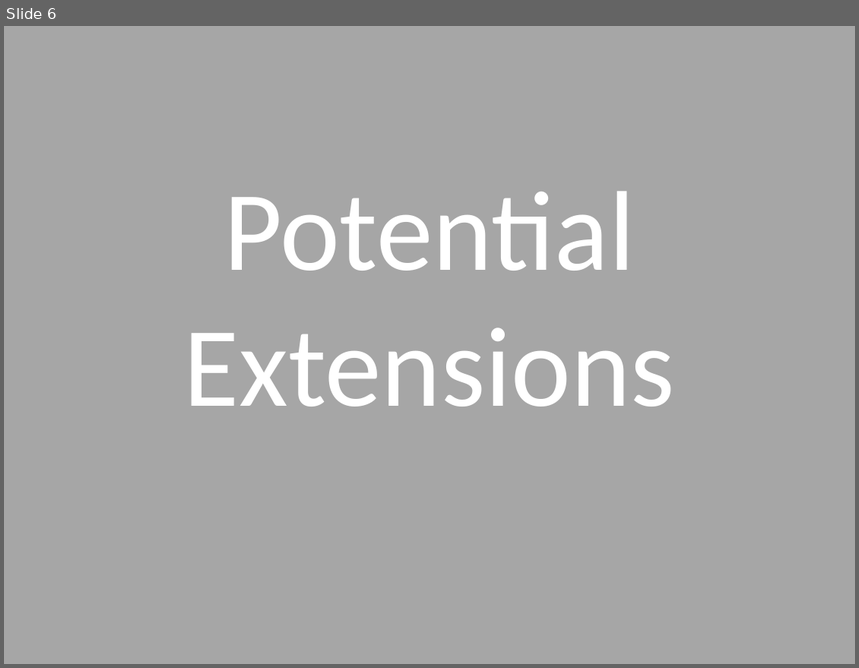
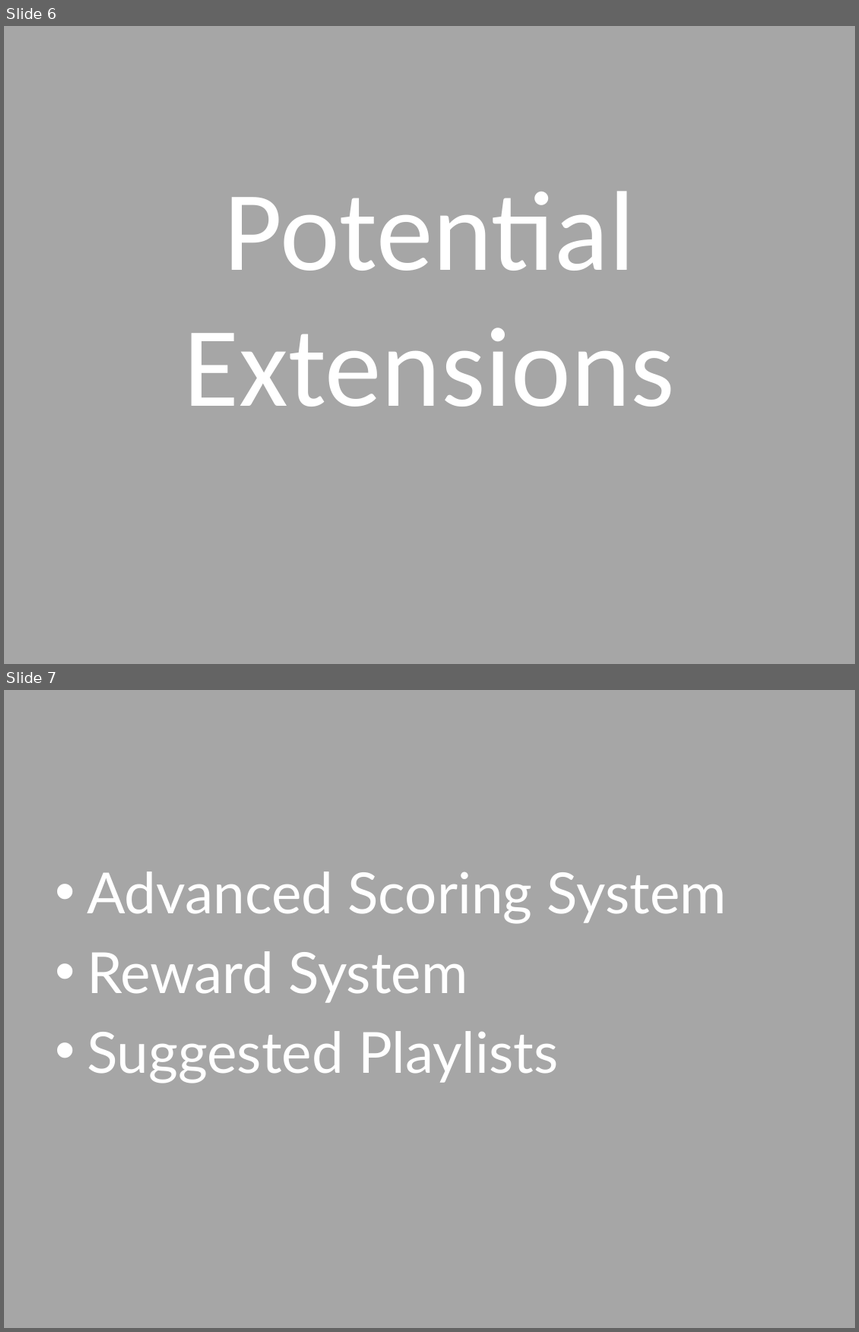
Before and after one commit to Ldn2016/team-7, a slide deck: presentation.pptx. Shown one above the other, each under a label of ours: slide 6 before the commit, slides 6 and 7 after it. The pictures are 859x668 and 859x1332 pixels, drawn with LibreOffice and Linux fonts; fonts in the diff are those of the drawing. Boxes give left, top, right and bottom in pixels: in the first picture for what was removed or moved away, otherwise in the second. Text is boxed around its words. In the diff, an @@ line names an element or a change of style, - is before the commit and + after.

Commit message:
finished

```diff
--- a/presentation.pptx
+++ b/presentation.pptx
@@ slide 7 added at [4,690,855,1328], background #A6A6A6 @@
@@ text added at [87,872,727,1083], 48 pt, text #FFFFFF @@
+• Advanced Scoring System
+• Reward System
+• Suggested Playlists
```
